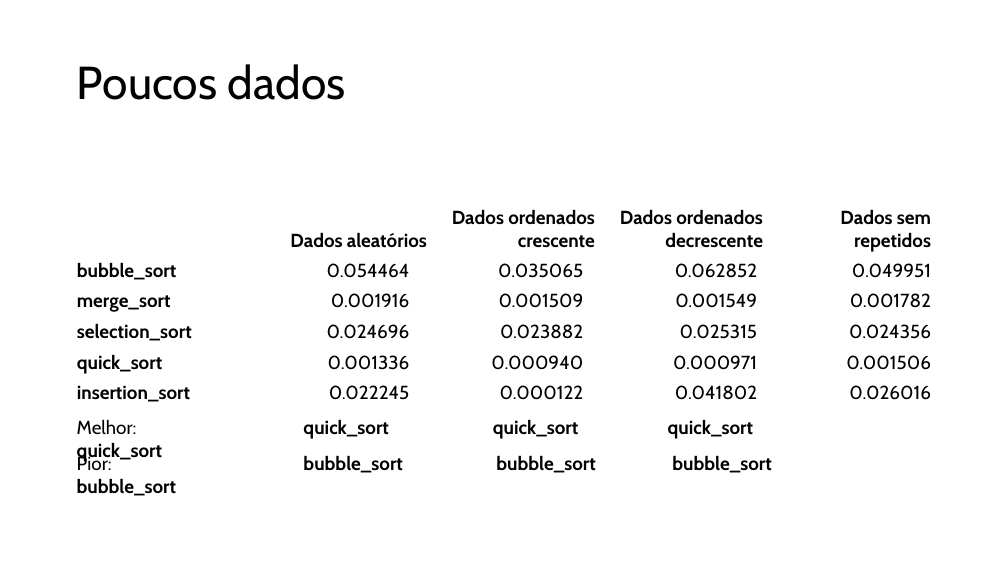
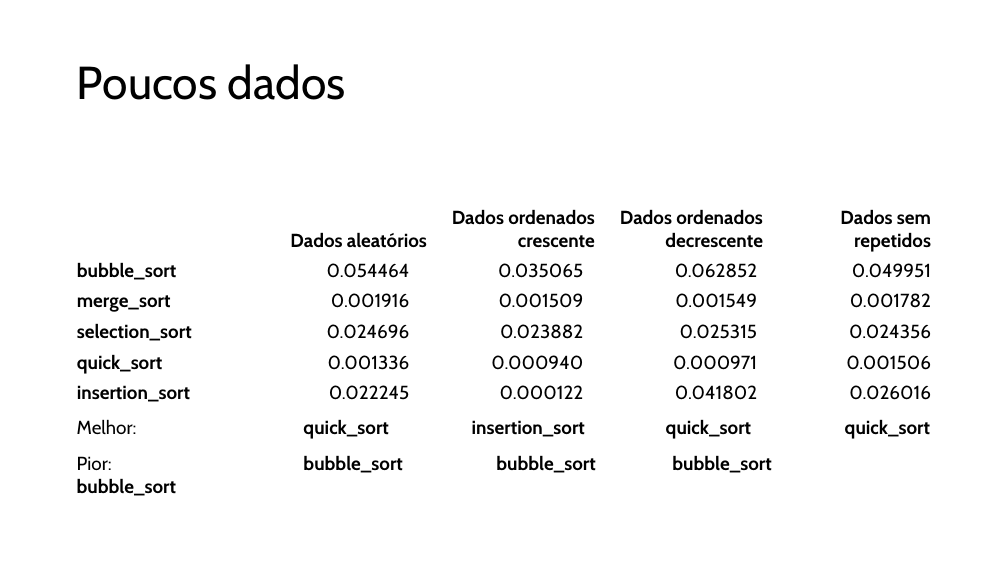
Before and after one commit to MirkosMartins/complexidadeAlgoritmos2-2025, a slide deck: slide 2 of Emanuel/Apresentacao-Luiz-Emanuel.pptx. Drawn at 1008x567 pixels with LibreOffice and Linux fonts; fonts in the diff are those of the drawing. Boxes give left, top, right and bottom in pixels: in the first picture for what was removed or moved away, otherwise in the second. Text is boxed around its words. In the diff, an @@ line names an element or a change of style, - is before the commit and + after.

```diff
--- a/Emanuel/Apresentacao-Luiz-Emanuel.pptx
+++ b/Emanuel/Apresentacao-Luiz-Emanuel.pptx
@@ text at bbox=[77, 354, 931, 439]: text changed @@
-Melhor: quick_sort quick_sort quick_sort quick_sort
+Melhor: quick_sort insertion_sort quick_sort quick_sort
```
